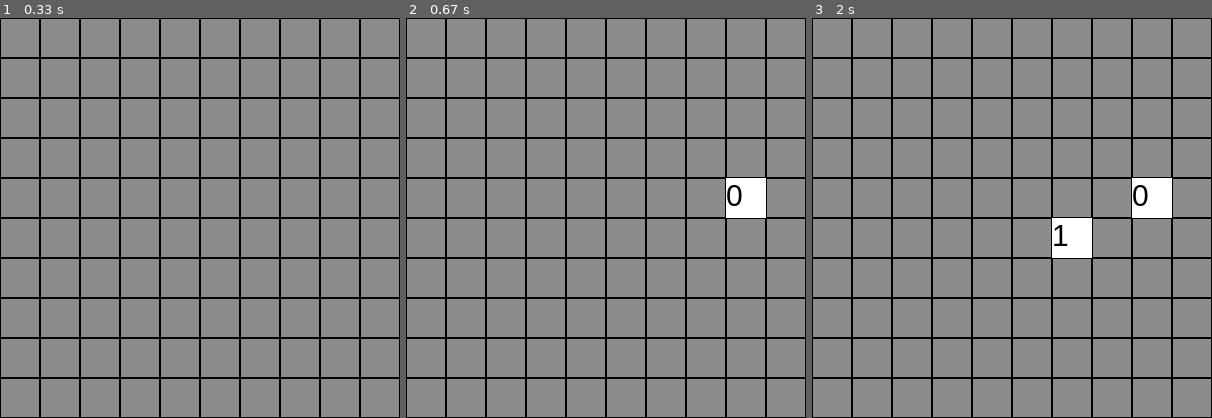
Above: before the commit, frames 1-3 (left to right).
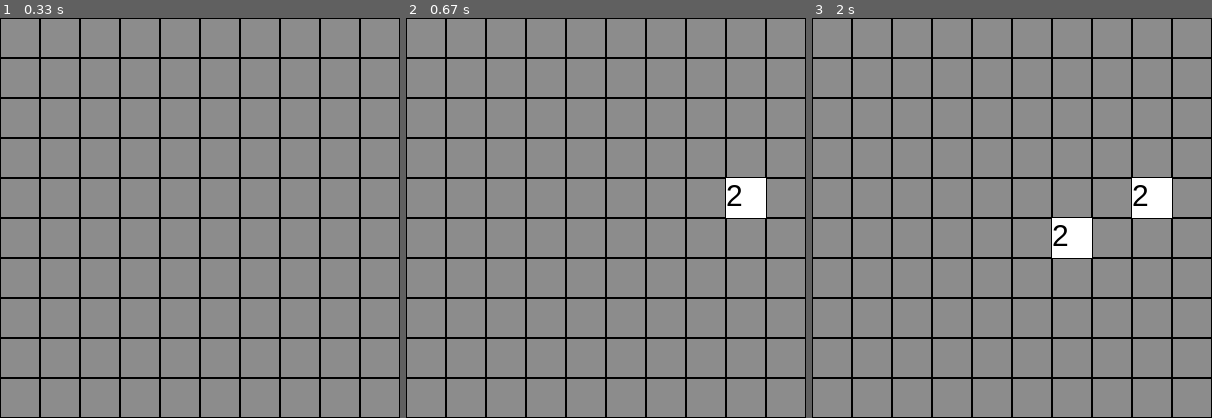
Above: after the commit, the same moments.

Repository: theshubhagrwl/minesweeper-pygame
Game: pygame game, started from game.py
The game is run twice, just before and just after one commit, with the same random seed, the same clock (stepped at 60 frames per second) and the same inputs.
Inputs (mouse positions are in pixels of both pictures, inside the frame that each line leads up to):
- Up to frame 1 (0.33 s): no input
- Up to frame 2 (0.67 s): click (734, 206) at 0.38 s
- Up to frame 3 (2 s): click (1060, 254) at 1.72 s

Frame 1 is identical in both runs. In frame 2, 0.1% of the frame differs, in the area x 80-84%, y 41-47%; in frame 3, 0.2%, in the area x 60-84%, y 41-57%.

Commit message:
added gameover functionality

Diff:
--- a/game.py
+++ b/game.py
@@ -1,6 +1,8 @@
 import pygame
 import sys
 import random
+from tkinter import *
+from tkinter import messagebox
 
 
 WINDOW_SIZE = 400
@@ -16,7 +18,9 @@
 GRAY = (140, 140, 140)
 
 realBoard = [["-"]*COLS for i in range(ROWS)]
-gameBoard = [["-"]*COLS for i in range(ROWS)]
+
+mineImg = pygame.image.load("mine.png")
+explosionImg = pygame.image.load("explosion.png")
 
 
 def main():
@@ -73,9 +77,9 @@
     x = x//GRIDBOX_SIZE
     y = y//GRIDBOX_SIZE
     count = 0
-    if gameBoard[x][y] == "*":
-        print("Game Over")
-    elif gameBoard[x][y] != "*":
+    if realBoard[x][y] == "*":
+        showMines()
+    elif realBoard[x][y] != "*":
         if isValidMove(x, y-1):
             count = count + 1
         if isValidMove(x, y+1):
@@ -104,9 +108,29 @@
         r = getGridRect(mine_x, mine_y)
         x = mine_x//GRIDBOX_SIZE
         y = mine_y//GRIDBOX_SIZE
-        realBoard[y][x] = "*"
-        gameBoard[y][x] = "*"
-        pygame.draw.rect(SCREEN, GREEN, r)
+        realBoard[x][y] = "*"
+
+
+def showMines():
+    for x in range(ROWS):
+        for y in range(COLS):
+            if realBoard[x][y] == "*":
+                r = pygame.Rect(x*GRIDBOX_SIZE, y*GRIDBOX_SIZE,
+                                GRIDBOX_SIZE, GRIDBOX_SIZE)
+                SCREEN.blit(mineImg, r)
+                SCREEN.blit(explosionImg, r)
+    pygame.display.update()
+    gameOver()
+
+
+def gameOver():
+    root = Tk().wm_withdraw()
+    MsgBox = messagebox.askquestion(
+        'OOPS YOU BLEW UP THE MINES!', 'Do you want to play again?', icon='question')
+    if MsgBox == 'yes':
+        main()
+    else:
+        sys.exit()
 
 
 def getGridRect(x, y):
Binary file added: explosion.png
Binary file added: mine.png
